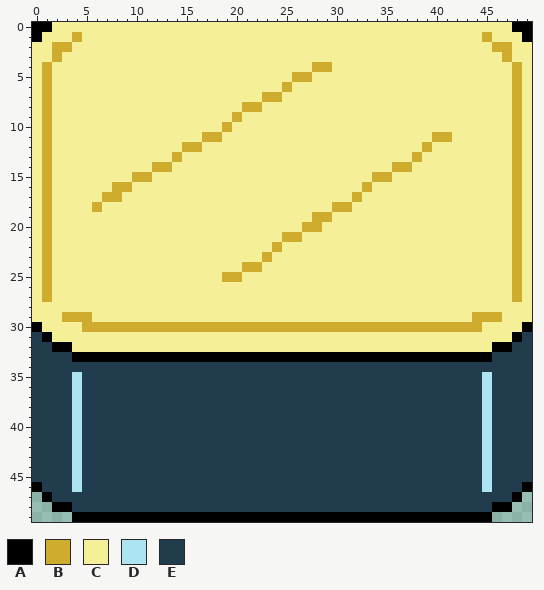
Pixel-art sprite -- imgs/gen_generic.png. The first picture shows the starting point.
The file is 50x50 pixels.
Palette (. is transparent): A #000000  B #cfac2d  C #f5f098  D #ace4f2  E #213c4c
Pixels before (only the part around the change), first column x 0:
 0 AACCCCCCCCCCCCCCCCCCCCCCCCCCCCCCCCCCCCCCCCCCCCCCAA
 1 ACCCBCCCCCCCCCCCCCCCCCCCCCCCCCCCCCCCCCCCCCCCCBCCCA
 2 CCBBCCCCCCCCCCCCCCCCCCCCCCCCCCCCCCCCCCCCCCCCCCBBCC
 3 CCBCCCCCCCCCCCCCCCCCCCCCCCCCCCCCCCCCCCCCCCCCCCCBCC
 4 CBCCCCCCCCCCCCCCCCCCCCCCCCCCBBCCCCCCCCCCCCCCCCCCBC
 5 CBCCCCCCCCCCCCCCCCCCCCCCCCBBCCCCCCCCCCCCCCCCCCCCBC
 6 CBCCCCCCCCCCCCCCCCCCCCCCCBCCCCCCCCCCCCCCCCCCCCCCBC
 7 CBCCCCCCCCCCCCCCCCCCCCCBBCCCCCCCCCCCCCCCCCCCCCCCBC
 8 CBCCCCCCCCCCCCCCCCCCCBBCCCCCCCCCCCCCCCCCCCCCCCCCBC
 9 CBCCCCCCCCCCCCCCCCCCBCCCCCCCCCCCCCCCCCCCCCCCCCCCBC
10 CBCCCCCCCCCCCCCCCCCBCCCCCCCCCCCCCCCCCCCCCCCCCCCCBC
11 CBCCCCCCCCCCCCCCCBBCCCCCCCCCCCCCCCCCCCCCBBCCCCCCBC
12 CBCCCCCCCCCCCCCBBCCCCCCCCCCCCCCCCCCCCCCBCCCCCCCCBC
13 CBCCCCCCCCCCCCBCCCCCCCCCCCCCCCCCCCCCCCBCCCCCCCCCBC
14 CBCCCCCCCCCCBBCCCCCCCCCCCCCCCCCCCCCCBBCCCCCCCCCCBC
15 CBCCCCCCCCBBCCCCCCCCCCCCCCCCCCCCCCBBCCCCCCCCCCCCBC
16 CBCCCCCCBBCCCCCCCCCCCCCCCCCCCCCCCBCCCCCCCCCCCCCCBC
17 CBCCCCCBBCCCCCCCCCCCCCCCCCCCCCCCBCCCCCCCCCCCCCCCBC
18 CBCCCCBCCCCCCCCCCCCCCCCCCCCCCCBBCCCCCCCCCCCCCCCCBC
19 CBCCCCCCCCCCCCCCCCCCCCCCCCCCBBCCCCCCCCCCCCCCCCCCBC
20 CBCCCCCCCCCCCCCCCCCCCCCCCCCBBCCCCCCCCCCCCCCCCCCCBC
21 CBCCCCCCCCCCCCCCCCCCCCCCCBBCCCCCCCCCCCCCCCCCCCCCBC
22 CBCCCCCCCCCCCCCCCCCCCCCCBCCCCCCCCCCCCCCCCCCCCCCCBC
23 CBCCCCCCCCCCCCCCCCCCCCCBCCCCCCCCCCCCCCCCCCCCCCCCBC
24 CBCCCCCCCCCCCCCCCCCCCBBCCCCCCCCCCCCCCCCCCCCCCCCCBC
25 CBCCCCCCCCCCCCCCCCCBBCCCCCCCCCCCCCCCCCCCCCCCCCCCBC
26 CBCCCCCCCCCCCCCCCCCCCCCCCCCCCCCCCCCCCCCCCCCCCCCCBC
27 CBCCCCCCCCCCCCCCCCCCCCCCCCCCCCCCCCCCCCCCCCCCCCCCBC
28 CCCCCCCCCCCCCCCCCCCCCCCCCCCCCCCCCCCCCCCCCCCCCCCCCC
29 CCCBBBCCCCCCCCCCCCCCCCCCCCCCCCCCCCCCCCCCCCCCBBBCCC
30 ACCCCBBBBBBBBBBBBBBBBBBBBBBBBBBBBBBBBBBBBBBBBCCCCA
31 EACCCCCCCCCCCCCCCCCCCCCCCCCCCCCCCCCCCCCCCCCCCCCCAE
32 EEAACCCCCCCCCCCCCCCCCCCCCCCCCCCCCCCCCCCCCCCCCCAAEE
33 EEEEAAAAAAAAAAAAAAAAAAAAAAAAAAAAAAAAAAAAAAAAAAEEEE
34 EEEEEEEEEEEEEEEEEEEEEEEEEEEEEEEEEEEEEEEEEEEEEEEEEE
35 EEEEDEEEEEEEEEEEEEEEEEEEEEEEEEEEEEEEEEEEEEEEEDEEEE
36 EEEEDEEEEEEEEEEEEEEEEEEEEEEEEEEEEEEEEEEEEEEEEDEEEE
37 EEEEDEEEEEEEEEEEEEEEEEEEEEEEEEEEEEEEEEEEEEEEEDEEEE
38 EEEEDEEEEEEEEEEEEEEEEEEEEEEEEEEEEEEEEEEEEEEEEDEEEE
39 EEEEDEEEEEEEEEEEEEEEEEEEEEEEEEEEEEEEEEEEEEEEEDEEEE
40 EEEEDEEEEEEEEEEEEEEEEEEEEEEEEEEEEEEEEEEEEEEEEDEEEE
41 EEEEDEEEEEEEEEEEEEEEEEEEEEEEEEEEEEEEEEEEEEEEEDEEEE
42 EEEEDEEEEEEEEEEEEEEEEEEEEEEEEEEEEEEEEEEEEEEEEDEEEE
43 EEEEDEEEEEEEEEEEEEEEEEEEEEEEEEEEEEEEEEEEEEEEEDEEEE
44 EEEEDEEEEEEEEEEEEEEEEEEEEEEEEEEEEEEEEEEEEEEEEDEEEE
45 EEEEDEEEEEEEEEEEEEEEEEEEEEEEEEEEEEEEEEEEEEEEEDEEEE
46 AEEEDEEEEEEEEEEEEEEEEEEEEEEEEEEEEEEEEEEEEEEEEDEEEA
47 .AEEEEEEEEEEEEEEEEEEEEEEEEEEEEEEEEEEEEEEEEEEEEEEA.
48 ..AAEEEEEEEEEEEEEEEEEEEEEEEEEEEEEEEEEEEEEEEEEEAA..
49 ....AAAAAAAAAAAAAAAAAAAAAAAAAAAAAAAAAAAAAAAAAA....
And afterwards:
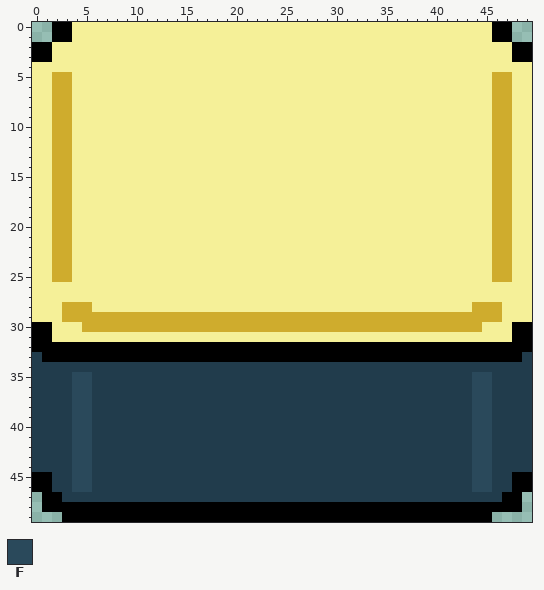
Colours new in this view: F #2a495b
Difference:
y 0: x 0..3 AACC -> ..AA; x 46..49 CCAA -> AA..
y 1: x 0..4 ACCCB -> ..AAC; x 45..49 BCCCA -> CAA..
y 2: x 0..3 CCBB -> AACC; x 46..49 BBCC -> CCAA
y 3: x 0..2 CCB -> AAC; x 47..49 BCC -> CAA
y 4: x 1 B -> C; x 28..29 BB -> CC; x 48 B -> C
y 5: x 1..3 BCC -> CBB; x 26..27 BB -> CC; x 46..48 CCB -> BBC
y 6: x 1..3 BCC -> CBB; x 25 B -> C; x 46..48 CCB -> BBC
y 7: x 1..3 BCC -> CBB; x 23..24 BB -> CC; x 46..48 CCB -> BBC
y 8: x 1..3 BCC -> CBB; x 21..22 BB -> CC; x 46..48 CCB -> BBC
y 9: x 1..3 BCC -> CBB; x 20 B -> C; x 46..48 CCB -> BBC
y 10: x 1..3 BCC -> CBB; x 19 B -> C; x 46..48 CCB -> BBC
y 11: x 1..3 BCC -> CBB; x 17..18 BB -> CC; x 40..41 BB -> CC; x 46..48 CCB -> BBC
y 12: x 1..3 BCC -> CBB; x 15..16 BB -> CC; x 39 B -> C; x 46..48 CCB -> BBC
y 13: x 1..3 BCC -> CBB; x 14 B -> C; x 38 B -> C; x 46..48 CCB -> BBC
y 14: x 1..3 BCC -> CBB; x 12..13 BB -> CC; x 36..37 BB -> CC; x 46..48 CCB -> BBC
y 15: x 1..3 BCC -> CBB; x 10..11 BB -> CC; x 34..35 BB -> CC; x 46..48 CCB -> BBC
y 16: x 1..3 BCC -> CBB; x 8..9 BB -> CC; x 33 B -> C; x 46..48 CCB -> BBC
y 17: x 1..3 BCC -> CBB; x 7..8 BB -> CC; x 32 B -> C; x 46..48 CCB -> BBC
y 18: x 1..3 BCC -> CBB; x 6 B -> C; x 30..31 BB -> CC; x 46..48 CCB -> BBC
y 19: x 1..3 BCC -> CBB; x 28..29 BB -> CC; x 46..48 CCB -> BBC
y 20: x 1..3 BCC -> CBB; x 27..28 BB -> CC; x 46..48 CCB -> BBC
y 21: x 1..3 BCC -> CBB; x 25..26 BB -> CC; x 46..48 CCB -> BBC
y 22: x 1..3 BCC -> CBB; x 24 B -> C; x 46..48 CCB -> BBC
y 23: x 1..3 BCC -> CBB; x 23 B -> C; x 46..48 CCB -> BBC
y 24: x 1..3 BCC -> CBB; x 21..22 BB -> CC; x 46..48 CCB -> BBC
y 25: x 1..3 BCC -> CBB; x 19..20 BB -> CC; x 46..48 CCB -> BBC
y 26..27: x 1 B -> C; x 48 B -> C
y 28: x 3..5 CCC -> BBB; x 44..46 CCC -> BBB
y 29: x 6..43 CCCCCCCCCCCCCCCCCCCCCCCCCCCCCCCCCCCCCC -> BBBBBBBBBBBBBBBBBBBBBBBBBBBBBBBBBBBBBB
y 30: x 1 C -> A; x 48 C -> A
y 31: x 0 E -> A; x 49 E -> A
y 32: x 0..1 EE -> AA; x 4..45 CCCCCCCCCCCCCCCCCCCCCCCCCCCCCCCCCCCCCCCCCC -> AAAAAAAAAAAAAAAAAAAAAAAAAAAAAAAAAAAAAAAAAA; x 48..49 EE -> AA
y 33: x 1..3 EEE -> AAA; x 46..48 EEE -> AAA
y 35..44: x 4..5 DE -> FF; x 44..45 ED -> FF
y 45: x 0..1 EE -> AA; x 4..5 DE -> FF; x 44..45 ED -> FF; x 48..49 EE -> AA
y 46: x 1 E -> A; x 4..5 DE -> FF; x 44..45 ED -> FF; x 48 E -> A
y 47: x 2 E -> A; x 47 E -> A
y 48: x 1 . -> A; x 4..45 EEEEEEEEEEEEEEEEEEEEEEEEEEEEEEEEEEEEEEEEEE -> AAAAAAAAAAAAAAAAAAAAAAAAAAAAAAAAAAAAAAAAAA; x 48 . -> A
y 49: x 3 . -> A
